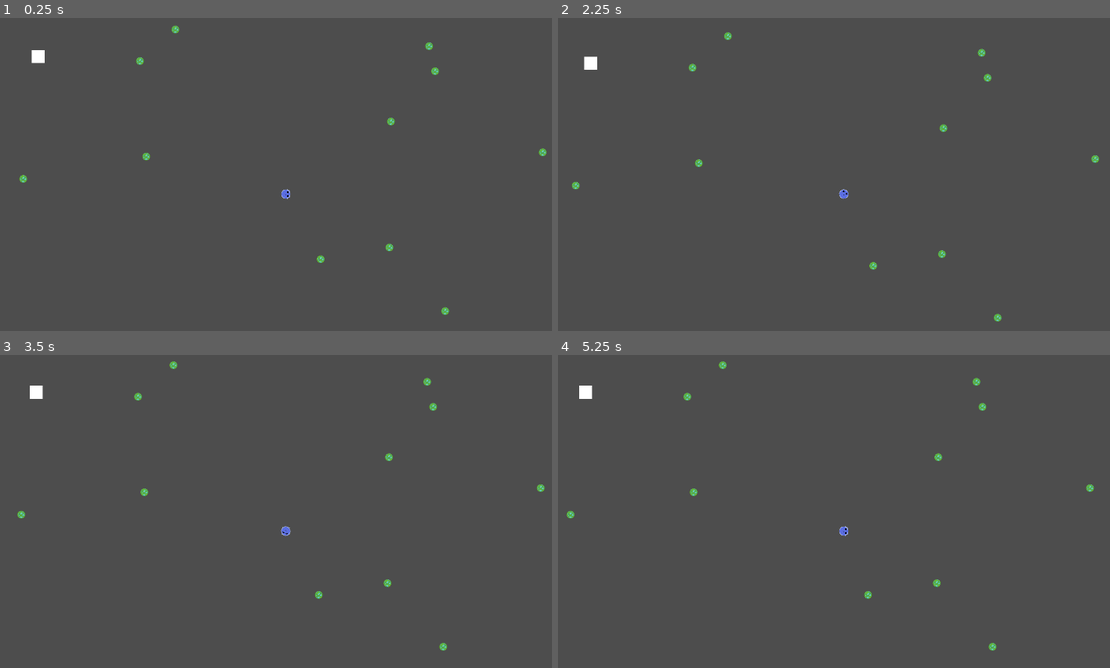
Above: before the commit, frames 1-4 (two rows, left to right).
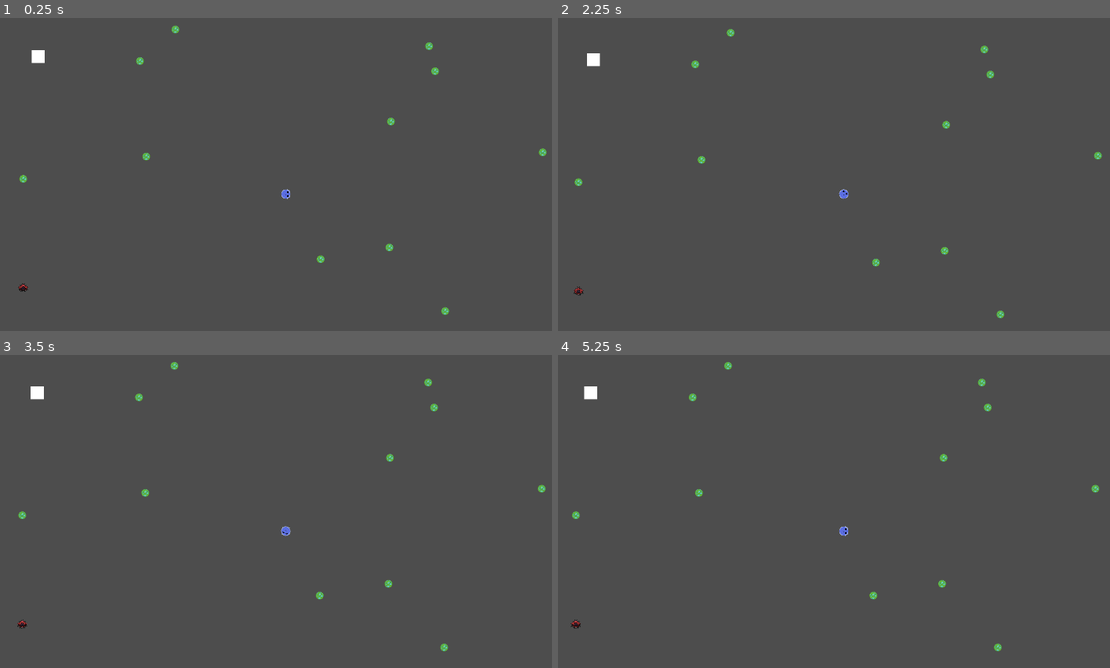
Above: after the commit, the same moments.

Repository: Ethan-D-S/primordial
Game: Godot game, scene res://main.tscn
Same seed, same stepped clock (60 frames per second), same inputs: the game is played once before the commit and once after it.
Inputs (mouse positions are in pixels of both pictures, inside the frame that each line leads up to):
- Up to frame 1 (0.25 s): no input
- Up to frame 2 (2.25 s): tap Enter at 0.5, 2 s; move the mouse to (983, 177) at 0.52 s; click (983, 177) at 0.6 s; tap Space at 1.25 s; move the mouse to (718, 212) at 1.27 s; click (718, 212) at 1.35 s; move the mouse to (905, 118) at 2.02 s; click (905, 118) at 2.1 s
- Up to frame 3 (3.5 s): tap Space at 2.75 s; move the mouse to (253, 602) at 2.77 s; click (253, 602) at 2.85 s
- Up to frame 4 (5.25 s): tap Enter at 3.5 s; move the mouse to (1032, 583) at 3.52 s; click (1032, 583) at 3.6 s; tap Space at 4.25 s; move the mouse to (657, 477) at 4.27 s; click (657, 477) at 4.35 s; move the mouse to (872, 530) at 5.02 s; click (872, 530) at 5.1 s

The runs differ from the first frame. In frame 1, less than 0.1% of the frame differs, in the area x 3-6%, y 84-88%; in frame 2, 0.6%; in frame 3, 0.4%; in frame 4, 0.7%, in the area x 1-99%, y 2-95%.

Commit message:
created Wanderer class, added it to spawn system

Diff:
--- a/algae.gd
+++ b/algae.gd
@@ -1,5 +1,6 @@
 extends Area2D
 
+@export var mass = 2
 
 # Called when the node enters the scene tree for the first time.
 func _ready() -> void:
@@ -12,6 +13,6 @@
 
 
 func _on_body_entered(body: Node2D) -> void:
-	# trigger body's specific eat method
-	body.eat()
+	# trigger body's specific eat method w/ mass
+	body.eat(mass)
 	queue_free()
--- a/algae.tscn
+++ b/algae.tscn
@@ -6,7 +6,7 @@
 [sub_resource type="CircleShape2D" id="CircleShape2D_8k7eq"]
 radius = 11.0454
 
-[node name="Algae" type="Area2D"]
+[node name="Algae" type="Area2D" groups=["\"algae\""]]
 script = ExtResource("1_gv6lf")
 
 [node name="CollisionShape2D" type="CollisionShape2D" parent="."]
--- a/main.gd
+++ b/main.gd
@@ -4,13 +4,15 @@
 @onready var spawner = $SpawnManager
 
 
-func populate_world(algae_count):
+func populate_world(algae_count, wanderer_count):
 	for i in algae_count:
 		spawner.spawn_algae(spawner.generate_algae_spawn_location())
+	for i in wanderer_count:
+		spawner.spawn_wanderers(spawner.generate_wanderer_spawn_location())
 
 # Called when the node enters the scene tree for the first time.
 func _ready() -> void:
-	populate_world(4000)
+	populate_world(4000, 1000)
 
 
 # Called every frame. 'delta' is the elapsed time since the previous frame.
--- a/main.tscn
+++ b/main.tscn
@@ -1,10 +1,11 @@
-[gd_scene load_steps=6 format=3 uid="uid://b2vhrsuuvp2b6"]
+[gd_scene load_steps=7 format=3 uid="uid://b2vhrsuuvp2b6"]
 
 [ext_resource type="Script" uid="uid://c3yuj13ywmp0t" path="res://main.gd" id="1_0xm2m"]
 [ext_resource type="PackedScene" uid="uid://b6a1pk6os5cjd" path="res://player.tscn" id="2_h2yge"]
 [ext_resource type="PackedScene" uid="uid://coekha85phtj6" path="res://algae.tscn" id="3_h2yge"]
 [ext_resource type="AudioStream" uid="uid://dt3ittin53311" path="res://assets/sounds/algae_crunch.wav" id="3_lquwl"]
 [ext_resource type="Script" uid="uid://d3gnunp6g7ik1" path="res://spawn_manager.gd" id="4_1bvp3"]
+[ext_resource type="PackedScene" uid="uid://d2wrw7msswkpd" path="res://wanderer.tscn" id="4_7mycd"]
 
 [node name="Main" type="Node"]
 script = ExtResource("1_0xm2m")
@@ -29,6 +30,7 @@
 offset_bottom = 138.0
 
 [node name="Player" parent="." instance=ExtResource("2_h2yge")]
+position = Vector2(120, 98)
 
 [node name="Camera2D" type="Camera2D" parent="Player"]
 
@@ -39,3 +41,4 @@
 [node name="SpawnManager" type="Node2D" parent="."]
 script = ExtResource("4_1bvp3")
 algae_scene = ExtResource("3_h2yge")
+wanderer_scene = ExtResource("4_7mycd")
--- a/player.gd
+++ b/player.gd
@@ -1,7 +1,12 @@
 extends CharacterBody2D
 
-@export var speed = 400
-@export var scale_factor = 0.05
+@export var base_speed = 200
+@export var base_mass = 1
+
+var speed = base_speed
+var mass = base_mass
+
+var scale_factor = 1
 
 func _ready():
 	# get center coords of screen
@@ -9,6 +14,8 @@
 
 	# set position to center
 	position = center_position
+	#ensure starting size is correct for mass
+	grow()
 
 
 func get_input():
@@ -19,14 +26,23 @@
 	get_input()
 	move_and_slide()
 
+# update scale based on mass
+func grow():
+	# calculate increase with current mass
+	var new_scale = sqrt(mass) * scale_factor
+	# assign to scale property
+	scale = Vector2(new_scale, new_scale)
+	update_speed()
 
-func grow():
 
-	scale += scale * scale_factor
-	#proportionate slowdown for growth
-	speed *= 1/(1+scale_factor)
 
-func eat():
+func eat(mass_eaten):
+
 	if not $EatSound.playing:
 		$EatSound.play()
+
+	mass += mass_eaten
 	grow()
+
+func update_speed():
+	speed = max(base_speed * base_mass/mass, 100)
--- a/spawn_manager.gd
+++ b/spawn_manager.gd
@@ -1,6 +1,7 @@
 extends Node2D
 
 @export var algae_scene: PackedScene
+@export var wanderer_scene: PackedScene
 
 # world dimensions: change when intended world size changes
 const WORLD_WIDTH = 38400.0
@@ -25,3 +26,13 @@
 	var x = randf_range(0, WORLD_WIDTH)
 	var y = randf_range(0, WORLD_HEIGHT)
 	return Vector2(x, y)
+
+func spawn_wanderers(position: Vector2):
+	var new_wanderer = wanderer_scene.instantiate()
+	new_wanderer.global_position = position
+	add_child(new_wanderer)
+
+func generate_wanderer_spawn_location():
+	var x = randf_range(0, WORLD_WIDTH)
+	var y = randf_range(0, WORLD_HEIGHT)
+	return Vector2(x, y)
--- /dev/null
+++ b/wanderer.gd
@@ -0,0 +1,39 @@
+extends CharacterBody2D
+
+var speed = 100
+var mass = 2
+var target: Node2D = null
+
+
+
+func _physics_process(delta: float) -> void:
+	if is_instance_valid(target):
+		# normalize position difference so that the vector will be no greater than 1
+		var direction = (target.global_position-global_position).normalized()
+		velocity = lerp(velocity, direction * speed, 10*delta)
+
+	else:
+		target = find_target()
+
+	move_and_slide()
+
+# triggers enterer's eat()
+func _on_border_body_entered(body: Node2D) -> void:
+	if body.mass > mass:
+		body.eat(mass)
+		queue_free()
+
+func find_target() -> Node2D:
+	#get bodies from sight area
+	var bodies = $sight_area.get_overlapping_bodies()
+
+	for body in bodies:
+		if body.is_in_group("algae"):
+			return body
+	# no targets
+	return null
+
+
+func eat(mass_eaten):
+	mass += mass_eaten
+#	grow()
--- /dev/null
+++ b/wanderer.tscn
@@ -0,0 +1,29 @@
+[gd_scene load_steps=5 format=3 uid="uid://d2wrw7msswkpd"]
+
+[ext_resource type="Script" uid="uid://bx5d4baxvpo0q" path="res://wanderer.gd" id="1_icjva"]
+[ext_resource type="Texture2D" uid="uid://bfbimgok4hahf" path="res://assets/sprites/wanderer.png" id="2_3amrx"]
+
+[sub_resource type="CircleShape2D" id="CircleShape2D_gr7fw"]
+radius = 396.556
+
+[sub_resource type="CircleShape2D" id="CircleShape2D_icjva"]
+radius = 14.1421
+
+[node name="Wanderer" type="CharacterBody2D"]
+script = ExtResource("1_icjva")
+
+[node name="Sprite2D" type="Sprite2D" parent="."]
+texture_filter = 1
+texture = ExtResource("2_3amrx")
+
+[node name="sight_area" type="Area2D" parent="."]
+
+[node name="CollisionShape2D" type="CollisionShape2D" parent="sight_area"]
+shape = SubResource("CircleShape2D_gr7fw")
+
+[node name="border" type="Area2D" parent="."]
+
+[node name="CollisionShape2D" type="CollisionShape2D" parent="border"]
+shape = SubResource("CircleShape2D_icjva")
+
+[connection signal="body_entered" from="border" to="." method="_on_border_body_entered"]
Binary file added: assets/sprites/wanderer.png
Not shown, added: assets/sprites/wanderer.png.import
Not shown, added: wanderer.gd.uid
